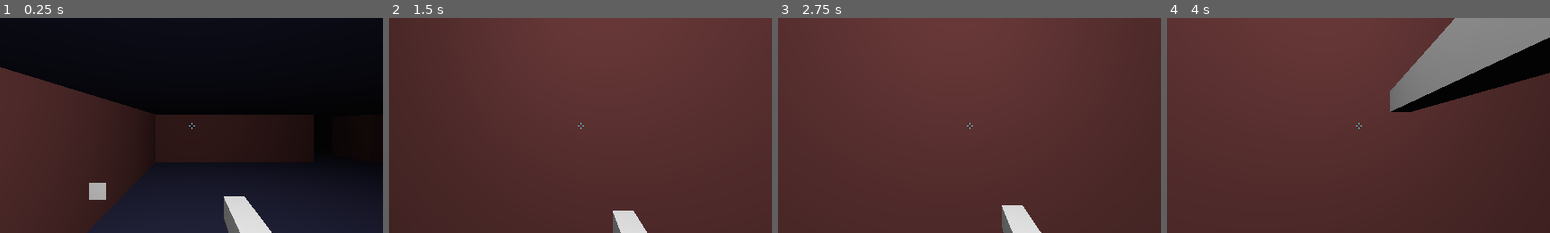
Above: before the commit, frames 1-4 (left to right).
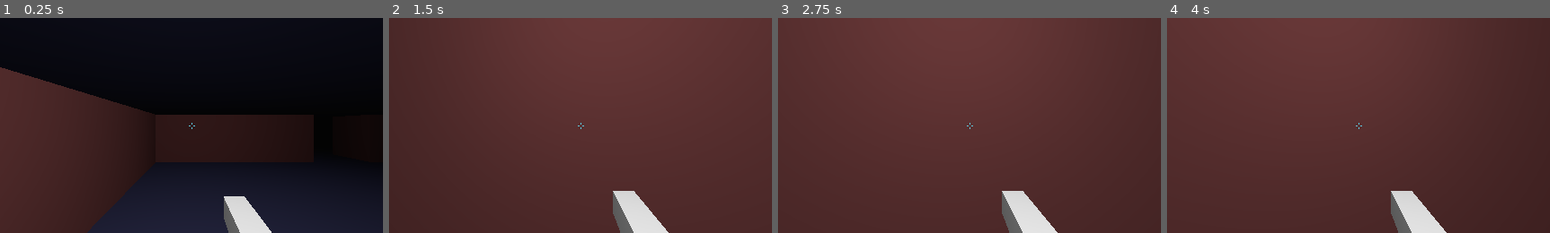
Above: after the commit, the same moments.

Repository: enumox/godot-wild-jam-4
Game: Godot game, scene res://Game.tscn
The game is run twice, just before and just after one commit, with the same random seed, the same clock (stepped at 60 frames per second) and the same inputs. The engine's default icon, where the game draws it, is replaced by a stand-in: a white triangle on a blue panel in a dark square.
Inputs (mouse positions are in pixels of both pictures, inside the frame that each line leads up to):
- Up to frame 1 (0.25 s): no input
- Up to frame 2 (1.5 s): tap Enter (ui_accept) at 0.5, 0.6, 0.77, 1.07 s; move the mouse to (599, 125) at 0.52 s; hold W (move_forward) from 0.53 s (still down); move the mouse to (561, 125) at 1.27 s; tap 4 (select_grenade_launcher) at 1.35 s
- Up to frame 3 (2.75 s): keep holding W (move_forward); tap Enter (ui_accept) at 1.52, 1.55, 1.82, 2.3 s; move the mouse to (977, 121) at 2.02 s; hold 3 (select_machine_gun) from 2.03 s (still down)
- Up to frame 4 (4 s): keep holding W (move_forward); move the mouse to (1354, 129) at 2.77 s; release 3 (select_machine_gun) at 2.78 s; tap 1 (select_pistol) at 2.85 s; tap Enter (ui_accept) at 3.02, 3.05, 3.32, 3.77, 3.8 s; move the mouse to (1389, 127) at 3.52 s; hold 2 (select_shotgun) from 3.53 s (still down)

The runs differ from the first frame. In frame 1, 0.4% of the frame differs, in the area x 23-28%, y 76-85%; in frame 2, 1.6%; in frame 3, 1.3%; in frame 4, 14%, in the area x 58-100%, y 0-100%.

Commit message:
Pickupable weapons

Diff:
--- a/Game.tscn
+++ b/Game.tscn
@@ -1,8 +1,9 @@
 [gd_scene load_steps=11 format=2]
 
-[ext_resource path="res://player/Player.tscn" type="PackedScene" id=1]
-[ext_resource path="res://icon.png" type="Texture" id=2]
-[ext_resource path="res://interface/hud/crosshair.png" type="Texture" id=3]
+[ext_resource path="res://weapons/pickups/WeaponPickup.tscn" type="PackedScene" id=1]
+[ext_resource path="res://weapons/BaseWeapon.tscn" type="PackedScene" id=2]
+[ext_resource path="res://player/Player.tscn" type="PackedScene" id=3]
+[ext_resource path="res://interface/hud/crosshair.png" type="Texture" id=4]
 
 [sub_resource type="SpatialMaterial" id=1]
 
@@ -194,65 +195,9 @@
 margin = 0.04
 points = PoolVector3Array( -2.5, 3, 12.5, 2.5, 3, -12.5, 2.5, 3, 12.5, -2.5, 3, -12.5, -2.5, -3, 12.5, 2.5, -3, -12.5,  …(280 unchanged characters)…
 
-[sub_resource type="SpatialMaterial" id=8]
-
-render_priority = 0
-flags_transparent = false
-flags_unshaded = false
-flags_vertex_lighting = false
-flags_no_depth_test = false
-flags_use_point_size = false
-flags_world_triplanar = false
-flags_fixed_size = false
-flags_albedo_tex_force_srgb = false
-flags_do_not_receive_shadows = false
-flags_disable_ambient_light = false
-flags_ensure_correct_normals = false
-vertex_color_use_as_albedo = false
-vertex_color_is_srgb = false
-params_diffuse_mode = 0
-params_specular_mode = 0
-params_blend_mode = 0
-params_cull_mode = 0
-params_depth_draw_mode = 0
-params_line_width = 1.0
-params_point_size = 1.0
-params_billboard_mode = 2
-params_billboard_keep_scale = false
-params_grow = false
-params_use_alpha_scissor = false
-albedo_color = Color( 1, 1, 1, 1 )
-metallic = 0.0
-metallic_specular = 0.5
-metallic_texture_channel = 0
-roughness = 1.0
-roughness_texture_channel = 0
-emission_enabled = false
-normal_enabled = false
-rim_enabled = false
-clearcoat_enabled = false
-anisotropy_enabled = false
-ao_enabled = false
-depth_enabled = false
-subsurf_scatter_enabled = false
-transmission_enabled = false
-refraction_enabled = false
-detail_enabled = false
-uv1_scale = Vector3( 1, 1, 1 )
-uv1_offset = Vector3( 0, 0, 0 )
-uv1_triplanar = false
-uv1_triplanar_sharpness = 1.0
-uv2_scale = Vector3( 1, 1, 1 )
-uv2_offset = Vector3( 0, 0, 0 )
-uv2_triplanar = false
-uv2_triplanar_sharpness = 1.0
-proximity_fade_enable = false
-distance_fade_mode = 0
-
 [node name="Game" type="Node"]
 
 [node name="TestMap" type="Spatial" parent="."]
-editor/display_folded = true
 
 [node name="CSGCombiner" type="CSGCombiner" parent="TestMap"]
 editor/display_folded = true
@@ -680,7 +625,11 @@
 
 [node name="Lights" type="Spatial" parent="TestMap"]
 
-[node name="Player" parent="." instance=ExtResource( 1 )]
+[node name="WeaponPickup2" parent="TestMap" instance=ExtResource( 1 )]
+transform = Transform( 1, 0, 0, 0, 1, 0, 0, 0, 1, 4, 2, 14 )
+weapon = ExtResource( 2 )
+
+[node name="Player" parent="." instance=ExtResource( 3 )]
 transform = Transform( 1, 0, 0, 0, 1, 0, 0, 0, 1, 0, 4.08518, 0 )
 move_speed = 25.0
 gravity = 5.0
@@ -706,36 +655,6 @@
 omni_shadow_mode = 1
 omni_shadow_detail = 1
 
-[node name="Sprite3D" type="Sprite3D" parent="."]
-transform = Transform( 1, 0, 0, 0, 1, 0, 0, 0, 1, -3.54423, 3.13498, -5.79236 )
-layers = 1
-material_override = SubResource( 8 )
-cast_shadow = 1
-extra_cull_margin = 0.0
-use_in_baked_light = false
-lod_min_distance = 0.0
-lod_min_hysteresis = 0.0
-lod_max_distance = 0.0
-lod_max_hysteresis = 0.0
-centered = true
-offset = Vector2( 0, 0 )
-flip_h = false
-flip_v = false
-modulate = Color( 1, 1, 1, 1 )
-opacity = 1.0
-pixel_size = 0.01
-axis = 2
-transparent = true
-shaded = false
-double_sided = true
-alpha_cut = 0
-texture = ExtResource( 2 )
-vframes = 1
-hframes = 1
-frame = 0
-region_enabled = false
-region_rect = Rect2( 0, 0, 0, 0 )
-
 [node name="GUI" type="CanvasLayer" parent="."]
 layer = 1
 offset = Vector2( 0, 0 )
--- a/player/Player.gd
+++ b/player/Player.gd
@@ -2,6 +2,7 @@
 class_name Player
 
 onready var camera : = $Camera as PlayerCamera
+onready var weapon_manager : = $Camera/WeaponsManager as WeaponsManager
 
 export var move_speed : float
 export var gravity : float
--- a/project.godot
+++ b/project.godot
@@ -24,6 +24,11 @@
 "language": "GDScript",
 "path": "res://weapons/Weapon.gd"
 }, {
+"base": "Area",
+"class": "WeaponPickup",
+"language": "GDScript",
+"path": "res://weapons/pickups/WeaponPickup.gd"
+}, {
 "base": "Spatial",
 "class": "WeaponsManager",
 "language": "GDScript",
@@ -33,6 +38,7 @@
 "Player": "",
 "PlayerCamera": "",
 "Weapon": "",
+"WeaponPickup": "",
 "WeaponsManager": ""
 }
 
--- a/weapons/BaseWeapon.tscn
+++ b/weapons/BaseWeapon.tscn
@@ -148,7 +148,7 @@
 blend_times = [  ]
 
 [node name="MeshInstance" type="MeshInstance" parent="."]
-transform = Transform( 1, 0, 0, 0, 1, 0, 0, 0, 1, 0, 0.924916, -1.01 )
+transform = Transform( 1, 0, 0, 0, 1, 0, 0, 0, 1, 0, -1, -1.01 )
 layers = 1
 material_override = null
 cast_shadow = 1
--- a/weapons/WeaponsManager.gd
+++ b/weapons/WeaponsManager.gd
@@ -34,7 +34,11 @@
 func add_weapon(weapon) -> void:
 	var new_weapon = weapon.instance()
 	new_weapon.initialize(aim)
-	weapons[new_weapon.selection_index] = new_weapon
+	if weapons[new_weapon.selection_index] != null:
+		weapons[new_weapon.selection_index].ammo += new_weapon.ammo
+		return
+	else:
+		weapons[new_weapon.selection_index] = new_weapon
 	yield(hand.get_child(0).drop(), 'completed')
 	hand.remove_child(hand.get_child(0))
 	hand.add_child(new_weapon)
--- /dev/null
+++ b/weapons/pickups/WeaponPickup.gd
@@ -0,0 +1,14 @@
+extends Area
+class_name WeaponPickup
+
+export var weapon : PackedScene
+
+func _ready() -> void:
+	connect('body_entered', self, '_on_body_entered')
+
+func _on_body_entered(body : PhysicsBody) -> void:
+	var player = body as Player
+	if player == null:
+		return
+	player.weapon_manager.add_weapon(weapon)
+	queue_free()
--- /dev/null
+++ b/weapons/pickups/WeaponPickup.tscn
@@ -0,0 +1,121 @@
+[gd_scene load_steps=5 format=2]
+
+[ext_resource path="res://weapons/pickups/WeaponPickup.gd" type="Script" id=1]
+[ext_resource path="res://weapons/pickups/pistol/pistol-pickup.png" type="Texture" id=2]
+
+[sub_resource type="BoxShape" id=1]
+
+margin = 0.04
+extents = Vector3( 1, 1, 1 )
+
+[sub_resource type="SpatialMaterial" id=2]
+
+render_priority = 0
+flags_transparent = false
+flags_unshaded = false
+flags_vertex_lighting = false
+flags_no_depth_test = false
+flags_use_point_size = false
+flags_world_triplanar = false
+flags_fixed_size = false
+flags_albedo_tex_force_srgb = false
+flags_do_not_receive_shadows = false
+flags_disable_ambient_light = false
+flags_ensure_correct_normals = false
+vertex_color_use_as_albedo = false
+vertex_color_is_srgb = false
+params_diffuse_mode = 0
+params_specular_mode = 0
+params_blend_mode = 0
+params_cull_mode = 0
+params_depth_draw_mode = 0
+params_line_width = 1.0
+params_point_size = 1.0
+params_billboard_mode = 2
+params_billboard_keep_scale = false
+params_grow = false
+params_use_alpha_scissor = false
+albedo_color = Color( 1, 1, 1, 1 )
+metallic = 0.0
+metallic_specular = 0.0
+metallic_texture_channel = 0
+roughness = 1.0
+roughness_texture_channel = 0
+emission_enabled = false
+normal_enabled = false
+rim_enabled = false
+clearcoat_enabled = false
+anisotropy_enabled = false
+ao_enabled = false
+depth_enabled = false
+subsurf_scatter_enabled = false
+transmission_enabled = false
+refraction_enabled = false
+detail_enabled = false
+uv1_scale = Vector3( 1, 1, 1 )
+uv1_offset = Vector3( 0, 0, 0 )
+uv1_triplanar = false
+uv1_triplanar_sharpness = 1.0
+uv2_scale = Vector3( 1, 1, 1 )
+uv2_offset = Vector3( 0, 0, 0 )
+uv2_triplanar = false
+uv2_triplanar_sharpness = 1.0
+proximity_fade_enable = false
+distance_fade_mode = 0
+
+[node name="WeaponPickup" type="Area"]
+input_ray_pickable = false
+input_capture_on_drag = false
+space_override = 0
+gravity_point = false
+gravity_distance_scale = 0.0
+gravity_vec = Vector3( 0, -1, 0 )
+gravity = 9.8
+linear_damp = 0.1
+angular_damp = 1.0
+priority = 0.0
+monitoring = true
+monitorable = true
+collision_layer = 1
+collision_mask = 1
+audio_bus_override = false
+audio_bus_name = "Master"
+reverb_bus_enable = false
+reverb_bus_name = "Master"
+reverb_bus_amount = 0.0
+reverb_bus_uniformity = 0.0
+script = ExtResource( 1 )
+weapon = null
+
+[node name="CollisionShape" type="CollisionShape" parent="."]
+shape = SubResource( 1 )
+disabled = false
+
+[node name="Sprite3D" type="Sprite3D" parent="."]
+layers = 1
+material_override = SubResource( 2 )
+cast_shadow = 1
+extra_cull_margin = 0.0
+use_in_baked_light = false
+lod_min_distance = 0.0
+lod_min_hysteresis = 0.0
+lod_max_distance = 0.0
+lod_max_hysteresis = 0.0
+centered = true
+offset = Vector2( 0, 0 )
+flip_h = false
+flip_v = false
+modulate = Color( 1, 1, 1, 1 )
+opacity = 1.0
+pixel_size = 0.07
+axis = 2
+transparent = true
+shaded = false
+double_sided = true
+alpha_cut = 0
+texture = ExtResource( 2 )
+vframes = 1
+hframes = 1
+frame = 0
+region_enabled = false
+region_rect = Rect2( 0, 0, 0, 0 )
Not shown: 1 places in Game.tscn that only renumber resources
Binary file added: weapons/pickups/pistol/pistol-pickup.png
